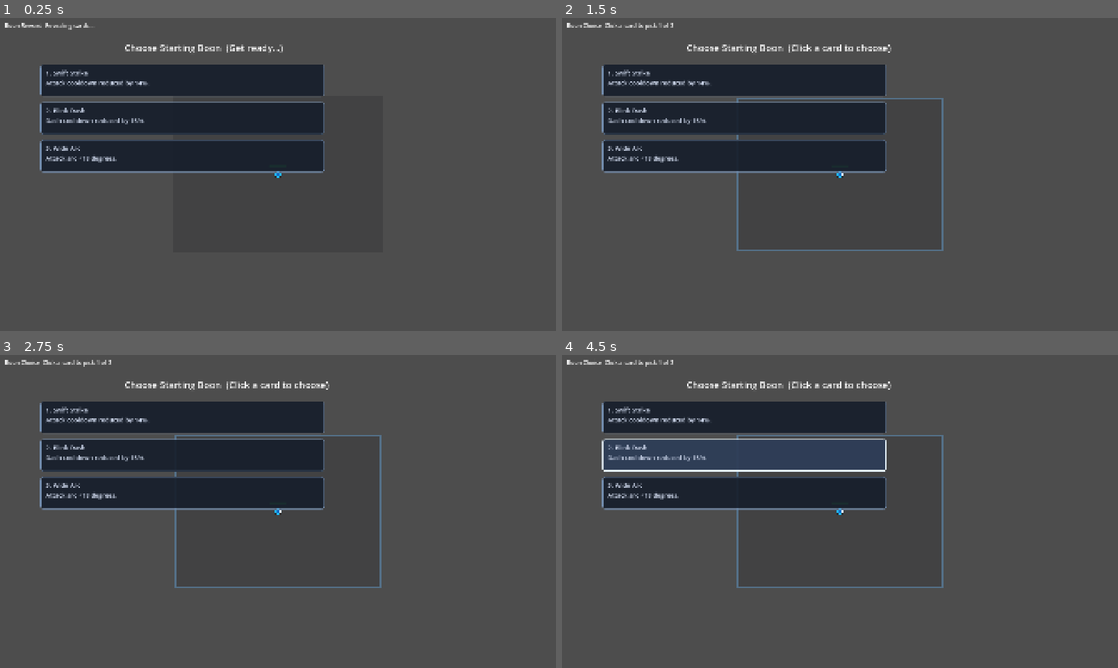
Above: before the commit, frames 1-4 (two rows, left to right).
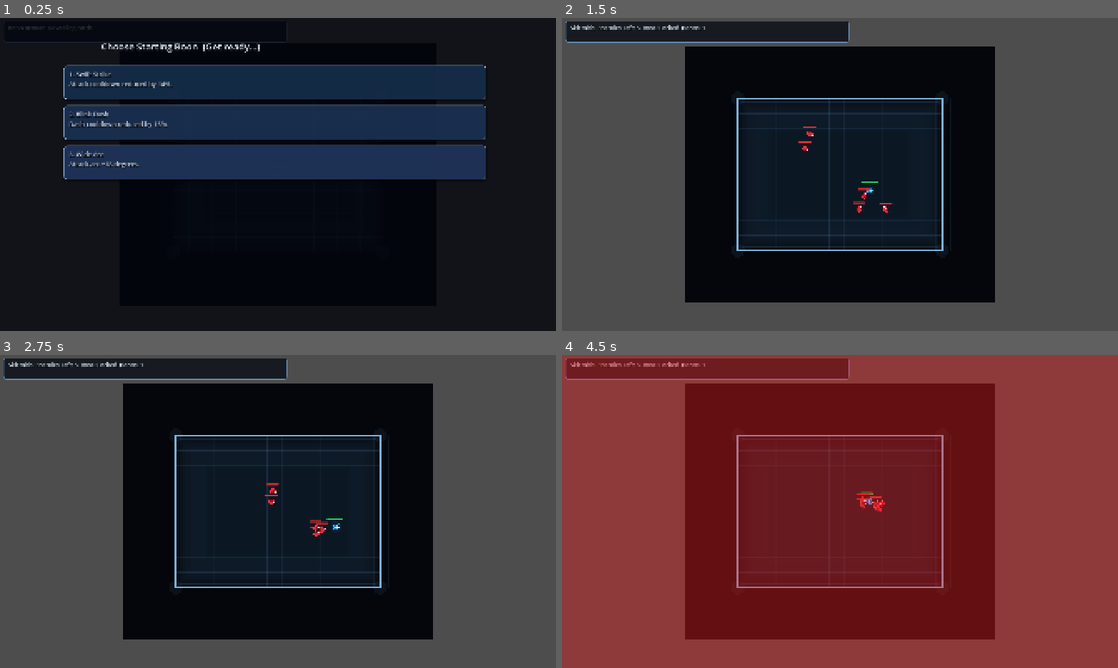
Above: after the commit, the same moments.

Repository: Excellund/AbyssalDescent
Game: Godot game, scene res://scenes/Main.tscn
Two runs of this game, one before a commit and one after it. Both use one fixed random seed, a clock stepped at 60 frames per second and the inputs below.
Inputs (mouse positions are in pixels of both pictures, inside the frame that each line leads up to):
- Up to frame 1 (0.25 s): no input
- Up to frame 2 (1.5 s): tap A (move_left) at 0.5, 1.25 s; move the mouse to (962, 158) at 0.52 s; hold D (move_right) 0.53-1.28 s; click (962, 158) at 0.6 s; move the mouse to (728, 190) at 1.27 s; hold S (move_down) from 1.28 s (still down); tap Space (dash) at 1.35 s
- Up to frame 3 (2.75 s): tap A (move_left) at 2 s; move the mouse to (333, 442) at 2.02 s; release S (move_down) at 2.03 s; hold D (move_right) from 2.03 s (still down); tap E (interact) at 2.1 s
- Up to frame 4 (4.5 s): tap A (move_left) at 2.75, 3.5 s; move the mouse to (812, 574) at 2.77 s; release D (move_right) at 2.78 s; hold W (move_up) 2.78-3.53 s; click (812, 574) at 2.85 s; move the mouse to (1006, 558) at 3.52 s; hold A (move_left) from 3.53 s (still down); tap Space (dash) at 3.6 s; move the mouse to (673, 464) at 4.27 s; tap E (interact) at 4.35 s

The runs differ from the first frame. In frame 1, 94% of the frame differs, in the area x 0-100%, y 0-100%; in frame 2, 49%; in frame 3, 49%; in frame 4, 100%.

Commit message:
A bit of art

Diff:
--- a/scripts/enemy_base.gd
+++ b/scripts/enemy_base.gd
@@ -120,17 +120,22 @@
 
 func _draw_common_body(body_radius: float, body_color: Color, core_color: Color, facing: Vector2) -> void:
 	var side := Vector2(-facing.y, facing.x)
-	var outer_color := Color(0.12, 0.02, 0.04, 0.44)
+	var outer_color := Color(0.1, 0.02, 0.04, 0.46)
 
+	draw_circle(Vector2.ZERO, body_radius + 6.2, Color(body_color.r * 0.6, body_color.g * 0.3, body_color.b * 0.3, 0.14))
 	draw_circle(Vector2.ZERO, body_radius + 3.0, outer_color)
 	draw_circle(Vector2.ZERO, body_radius, body_color)
 	draw_circle(Vector2.ZERO, body_radius * 0.72, core_color)
+	draw_circle(Vector2.ZERO, body_radius * 0.38, Color(1.0, 0.9, 0.88, 0.2))
 
 	var horn_tip := facing * (body_radius + 8.0)
 	var horn_base := facing * (body_radius - 2.0)
 	var horn_w := 4.6
 	var horn := PackedVector2Array([horn_tip, horn_base + side * horn_w, horn_base - side * horn_w])
 	draw_colored_polygon(horn, Color(1.0, 0.9, 0.9, 0.92))
+
+	var eye := facing * (body_radius * 0.34) + side * 2.0
+	draw_circle(eye, 1.8, Color(1.0, 0.96, 0.94, 0.9))
 
 	var spike_l := side * (body_radius - 1.0)
 	var spike_r := -side * (body_radius - 1.0)
--- a/scripts/player.gd
+++ b/scripts/player.gd
@@ -265,19 +265,29 @@
 func _draw() -> void:
 	var attack_t := 1.0 - (attack_anim_time_left / attack_anim_duration) if attack_anim_duration > 0.0 else 1.0
 	var attack_pulse := sin(attack_t * PI) * 1.9 if attack_anim_time_left > 0.0 else 0.0
+	var speed_t := clampf(velocity.length() / maxf(1.0, max_speed), 0.0, 1.0)
 	var body_radius := 14.0 + attack_pulse
 	var facing := visual_facing_direction if visual_facing_direction != Vector2.ZERO else Vector2.RIGHT
 	var side := Vector2(-facing.y, facing.x)
-
-	draw_circle(Vector2.ZERO, body_radius + 3.0, Color(0.03, 0.06, 0.09, 0.42))
-	draw_circle(Vector2.ZERO, body_radius, Color(0.12, 0.72, 0.98, 1.0))
-	draw_circle(Vector2.ZERO, body_radius * 0.7, Color(0.07, 0.42, 0.78, 1.0))
+	var aura := 0.35 + speed_t * 0.5
+
+	draw_circle(Vector2.ZERO, body_radius + 8.0 + speed_t * 2.0, Color(0.06, 0.24, 0.42, 0.16 + aura * 0.18))
+	draw_circle(Vector2.ZERO, body_radius + 3.4, Color(0.03, 0.06, 0.09, 0.46))
+	draw_circle(Vector2.ZERO, body_radius, Color(0.15, 0.76, 1.0, 1.0))
+	draw_circle(Vector2.ZERO, body_radius * 0.74, Color(0.08, 0.45, 0.84, 1.0))
+	draw_circle(Vector2.ZERO, body_radius * 0.42, Color(0.68, 0.92, 1.0, 0.9))
+
+	if speed_t > 0.12:
+		draw_arc(Vector2.ZERO, body_radius + 6.5, -1.4, 1.4, 30, Color(0.56, 0.89, 1.0, 0.26 + speed_t * 0.25), 2.0)
 
 	var tip := facing * (body_radius + 9.0)
 	var base_center := facing * (body_radius - 1.5)
 	var fin := 4.9
 	var pointer := PackedVector2Array([tip, base_center + side * fin, base_center - side * fin])
-	draw_colored_polygon(pointer, Color(0.96, 0.99, 1.0, 0.95))
+	draw_colored_polygon(pointer, Color(0.97, 0.99, 1.0, 0.98))
+
+	var eye_pos := facing * (body_radius * 0.34) + side * 1.8
+	draw_circle(eye_pos, 2.0, Color(0.98, 1.0, 1.0, 0.95))
 
 	var wing_l := facing * (body_radius - 2.0) + side * 6.3
 	var wing_r := facing * (body_radius - 2.0) - side * 6.3
--- a/scripts/world_generator.gd
+++ b/scripts/world_generator.gd
@@ -22,6 +22,9 @@
 @export var boon_choice_count: int = 3
 @export var camera_player_margin: float = 18.0
 @export var boon_reveal_duration: float = 0.22
+@export var floor_grid_step: float = 70.0
+@export var floor_grid_fine_step: float = 35.0
+@export var arena_glow_strength: float = 0.22
 
 var player: Node2D
 var player_camera: Camera2D
@@ -55,6 +58,9 @@
 var boon_card_panels: Array[Panel] = []
 var boon_card_labels: Array[Label] = []
 var boon_card_rects: Array[Rect2] = []
+var boon_backdrop: ColorRect
+var hud_panel: Panel
+var art_time: float = 0.0
 
 func _ready() -> void:
 	rng.randomize()
@@ -71,6 +77,7 @@
 	queue_redraw()
 
 func _process(delta: float) -> void:
+	art_time += delta
 	if boon_selection_active:
 		_update_boon_selection_input(delta)
 		_update_hud()
@@ -313,10 +320,31 @@
 	layer.layer = 90
 	add_child(layer)
 
+	hud_panel = Panel.new()
+	hud_panel.position = Vector2(12.0, 10.0)
+	hud_panel.custom_minimum_size = Vector2(980.0, 74.0)
+	var hud_style := StyleBoxFlat.new()
+	hud_style.bg_color = Color(0.03, 0.05, 0.08, 0.78)
+	hud_style.border_color = Color(0.45, 0.65, 0.88, 0.82)
+	hud_style.border_width_left = 2
+	hud_style.border_width_top = 2
+	hud_style.border_width_right = 2
+	hud_style.border_width_bottom = 2
+	hud_style.corner_radius_top_left = 8
+	hud_style.corner_radius_top_right = 8
+	hud_style.corner_radius_bottom_left = 8
+	hud_style.corner_radius_bottom_right = 8
+	hud_panel.add_theme_stylebox_override("panel", hud_style)
+	layer.add_child(hud_panel)
+
 	hud_label = Label.new()
-	hud_label.position = Vector2(16.0, 12.0)
+	hud_label.position = Vector2(16.0, 10.0)
 	hud_label.add_theme_font_size_override("font_size", 20)
-	layer.add_child(hud_label)
+	hud_label.add_theme_color_override("font_color", Color(0.9, 0.96, 1.0, 0.98))
+	hud_label.add_theme_color_override("font_shadow_color", Color(0.02, 0.04, 0.06, 0.95))
+	hud_label.add_theme_constant_override("shadow_offset_x", 2)
+	hud_label.add_theme_constant_override("shadow_offset_y", 2)
+	hud_panel.add_child(hud_label)
 	_update_hud()
 
 func _create_boon_ui() -> void:
@@ -324,9 +352,23 @@
 	boon_layer.layer = 130
 	add_child(boon_layer)
 
+	boon_backdrop = ColorRect.new()
+	boon_backdrop.set_anchors_preset(Control.PRESET_FULL_RECT)
+	boon_backdrop.offset_left = 0.0
+	boon_backdrop.offset_top = 0.0
+	boon_backdrop.offset_right = 0.0
+	boon_backdrop.offset_bottom = 0.0
+	boon_backdrop.color = Color(0.01, 0.02, 0.05, 0.8)
+	boon_backdrop.mouse_filter = Control.MOUSE_FILTER_IGNORE
+	boon_layer.add_child(boon_backdrop)
+
 	boon_title_label = Label.new()
-	boon_title_label.position = Vector2(430.0, 80.0)
+	boon_title_label.position = Vector2(350.0, 76.0)
 	boon_title_label.add_theme_font_size_override("font_size", 32)
+	boon_title_label.add_theme_color_override("font_color", Color(0.93, 0.97, 1.0, 1.0))
+	boon_title_label.add_theme_color_override("font_shadow_color", Color(0.01, 0.02, 0.04, 0.95))
+	boon_title_label.add_theme_constant_override("shadow_offset_x", 2)
+	boon_title_label.add_theme_constant_override("shadow_offset_y", 2)
 	boon_layer.add_child(boon_title_label)
 
 	boon_card_panels.clear()
@@ -334,13 +376,16 @@
 	boon_card_rects.clear()
 	for i in range(boon_choice_count):
 		var panel := Panel.new()
-		panel.position = Vector2(140.0, 160.0 + i * 130.0)
-		panel.custom_minimum_size = Vector2(980.0, 112.0)
+		panel.position = Vector2(220.0, 164.0 + i * 138.0)
+		panel.custom_minimum_size = Vector2(1460.0, 118.0)
 		boon_layer.add_child(panel)
 
 		var option_label := Label.new()
 		option_label.position = Vector2(18.0, 14.0)
 		option_label.add_theme_font_size_override("font_size", 22)
+		option_label.add_theme_color_override("font_shadow_color", Color(0.0, 0.0, 0.0, 0.85))
+		option_label.add_theme_constant_override("shadow_offset_x", 2)
+		option_label.add_theme_constant_override("shadow_offset_y", 2)
 		panel.add_child(option_label)
 
 		boon_card_panels.append(panel)
@@ -465,24 +510,29 @@
 	for i in range(boon_card_panels.size()):
 		var panel := boon_card_panels[i]
 		var style := StyleBoxFlat.new()
+		var t := float(i) / maxf(1.0, float(maxi(1, boon_choice_count - 1)))
+		var cool := Color(0.08, 0.17, 0.28, 0.96).lerp(Color(0.12, 0.2, 0.34, 0.96), t)
 		if i == hovered_index and boon_confirm_lock_time <= 0.0:
-			style.bg_color = Color(0.18, 0.24, 0.34, 0.95)
-			style.border_color = Color(0.92, 0.97, 1.0, 0.95)
+			style.bg_color = Color(0.22, 0.32, 0.46, 0.96)
+			style.border_color = Color(0.98, 0.99, 1.0, 1.0)
 			style.border_width_left = 4
 			style.border_width_top = 4
 			style.border_width_right = 4
 			style.border_width_bottom = 4
 		else:
-			style.bg_color = Color(0.09, 0.12, 0.17, 0.92)
-			style.border_color = Color(0.45, 0.55, 0.68, 0.88)
+			style.bg_color = cool
+			style.border_color = Color(0.57, 0.71, 0.88, 0.86)
 			style.border_width_left = 2
 			style.border_width_top = 2
 			style.border_width_right = 2
 			style.border_width_bottom = 2
-		style.corner_radius_top_left = 8
-		style.corner_radius_top_right = 8
-		style.corner_radius_bottom_left = 8
-		style.corner_radius_bottom_right = 8
+		style.corner_radius_top_left = 12
+		style.corner_radius_top_right = 12
+		style.corner_radius_bottom_left = 12
+		style.corner_radius_bottom_right = 12
+		style.shadow_color = Color(0.0, 0.0, 0.0, 0.35)
+		style.shadow_size = 6
+		style.shadow_offset = Vector2(0.0, 4.0)
 		panel.add_theme_stylebox_override("panel", style)
 
 func _update_boon_reveal_visuals() -> void:
@@ -495,6 +545,8 @@
 		var delay := float(i) * 0.06
 		var local_t := clampf((reveal_t - delay) / 0.6, 0.0, 1.0)
 		var eased := 1.0 - pow(1.0 - local_t, 3.0)
+		var base_pos := Vector2(220.0, 164.0 + i * 138.0)
+		panel.position = base_pos + Vector2(0.0, (1.0 - eased) * 18.0)
 		panel.modulate = Color(1.0, 1.0, 1.0, eased)
 		panel.scale = Vector2(0.94 + 0.06 * eased, 0.94 + 0.06 * eased)
 		label.modulate.a = eased
@@ -541,16 +593,52 @@
 func _draw() -> void:
 	if current_room_size == Vector2.ZERO:
 		return
+	var t := art_time
 	var room_rect := Rect2(-current_room_size * 0.5, current_room_size)
-	draw_rect(room_rect, Color(0.03, 0.05, 0.07, 0.16), true)
-	draw_rect(room_rect, Color(0.34, 0.47, 0.58, 0.85), false, 4.0)
+	var pulse := 0.5 + 0.5 * sin(t * 0.9)
+	draw_rect(room_rect.grow(240.0), Color(0.01, 0.02, 0.04, 0.98), true)
+
+	# Layered floor wash to create depth without textures.
+	for i in range(10):
+		var ratio := float(i) / 9.0
+		var inset := lerpf(0.0, minf(room_rect.size.x, room_rect.size.y) * 0.22, ratio)
+		var layer_rect := room_rect.grow(-inset)
+		var layer_color := Color(0.03, 0.08, 0.12, 0.22).lerp(Color(0.09, 0.16, 0.23, 0.12 + arena_glow_strength * pulse * 0.45), 1.0 - ratio)
+		draw_rect(layer_rect, layer_color, true)
+
+	var coarse_step := maxf(28.0, floor_grid_step)
+	var fine_step := maxf(16.0, floor_grid_fine_step)
+	for x in range(int(room_rect.position.x), int(room_rect.position.x + room_rect.size.x + coarse_step), int(coarse_step)):
+		draw_line(Vector2(float(x), room_rect.position.y), Vector2(float(x), room_rect.position.y + room_rect.size.y), Color(0.36, 0.56, 0.78, 0.11), 2.0)
+	for y in range(int(room_rect.position.y), int(room_rect.position.y + room_rect.size.y + coarse_step), int(coarse_step)):
+		draw_line(Vector2(room_rect.position.x, float(y)), Vector2(room_rect.position.x + room_rect.size.x, float(y)), Color(0.36, 0.56, 0.78, 0.11), 2.0)
+
+	for x in range(int(room_rect.position.x), int(room_rect.position.x + room_rect.size.x + fine_step), int(fine_step)):
+		draw_line(Vector2(float(x), room_rect.position.y), Vector2(float(x), room_rect.position.y + room_rect.size.y), Color(0.55, 0.74, 0.92, 0.035), 1.0)
+	for y in range(int(room_rect.position.y), int(room_rect.position.y + room_rect.size.y + fine_step), int(fine_step)):
+		draw_line(Vector2(room_rect.position.x, float(y)), Vector2(room_rect.position.x + room_rect.size.x, float(y)), Color(0.55, 0.74, 0.92, 0.035), 1.0)
+
+	var corners := [
+		room_rect.position,
+		room_rect.position + Vector2(room_rect.size.x, 0.0),
+		room_rect.position + Vector2(0.0, room_rect.size.y),
+		room_rect.position + room_rect.size
+	]
+	for corner in corners:
+		draw_circle(corner, 32.0, Color(0.42, 0.74, 1.0, 0.05 + pulse * 0.02))
+
+	draw_rect(room_rect, Color(0.56, 0.78, 0.95, 0.88), false, 4.0)
+	draw_rect(room_rect.grow(-16.0), Color(0.22, 0.42, 0.62, 0.28), false, 2.0)
 
 	if choosing_next_room:
 		for door in door_options:
 			var door_pos: Vector2 = door["position"]
 			var color: Color = door["color"]
-			draw_circle(door_pos, 26.0, Color(color.r, color.g, color.b, 0.22))
+			var door_pulse := 0.75 + 0.25 * sin(t * 4.2 + door_pos.x * 0.01)
+			draw_circle(door_pos, 34.0 + 4.0 * door_pulse, Color(color.r, color.g, color.b, 0.12))
+			draw_circle(door_pos, 22.0 + 2.0 * door_pulse, Color(color.r, color.g, color.b, 0.24))
 			draw_circle(door_pos, 14.0, color)
+			draw_arc(door_pos, 30.0, -PI * 0.35, PI * 1.35, 36, Color(color.r, color.g, color.b, 0.7), 2.0)
 			_draw_door_icon(door)
 
 func _draw_door_icon(door: Dictionary) -> void:
